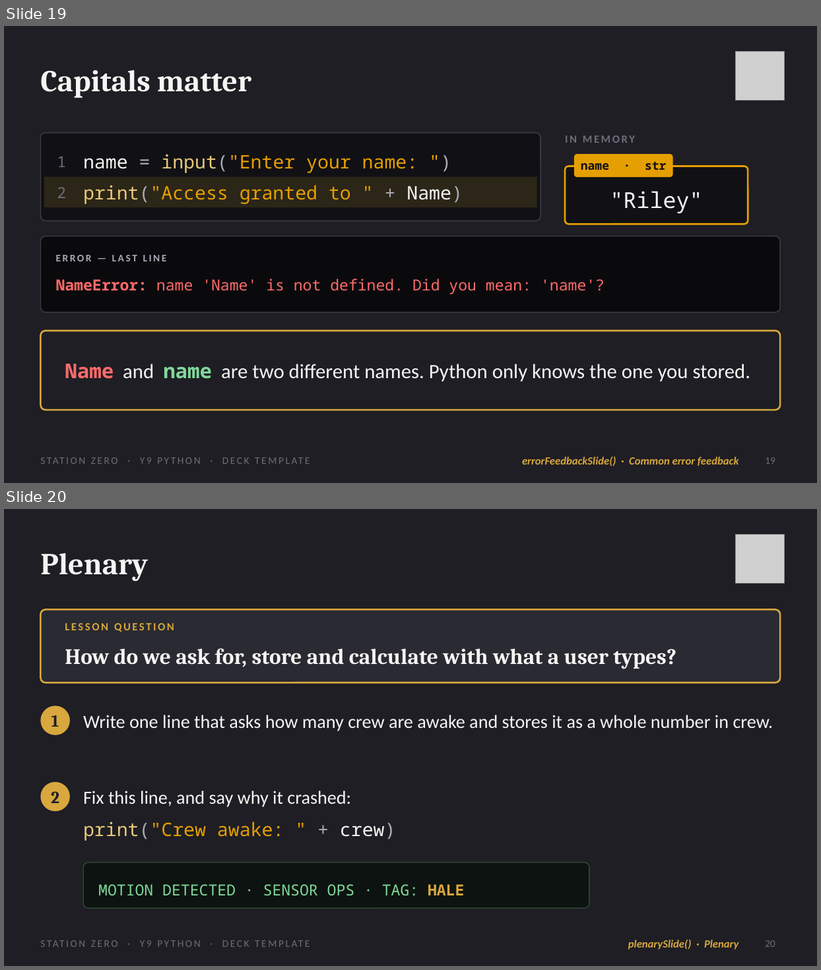
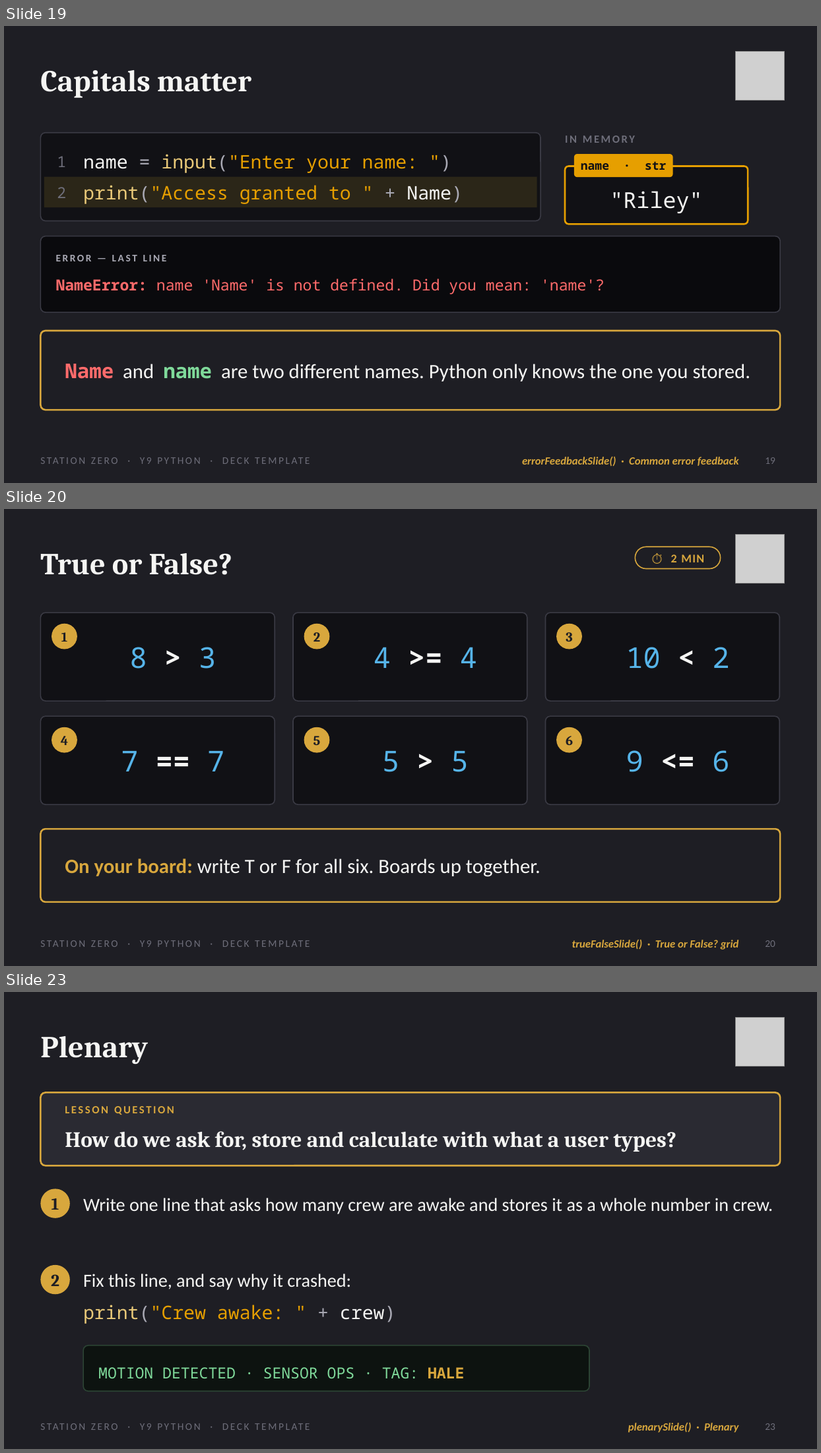
Before and after one commit to OGAComputing/interactive, a slide deck: _presentations/Y9_Python/Y9_Python_Deck_Template.pptx. Shown one above the other, each under a label of ours: slides 19 and 20 before the commit, slides 19, 20 and 23 after it; the slides between them are not shown. The pictures are 821x970 and 821x1453 pixels, drawn with LibreOffice and Linux fonts; fonts in the diff are those of the drawing; grey boxes stand for pictures. Boxes give left, top, right and bottom in pixels: in the first picture for what was removed or moved away, otherwise in the second. Text is boxed around its words. In the diff, an @@ line names an element or a change of style, - is before the commit and + after.

```diff
--- a/_presentations/Y9_Python/Y9_Python_Deck_Template.pptx
+++ b/_presentations/Y9_Python/Y9_Python_Deck_Template.pptx
@@ slide 20 added at (x1=4, y1=509, x2=817, y2=966), background #1E1E24; not listed: 1 template element that a slide beside it also shows @@
@@ rounded rectangle added at (x1=636, y1=547, x2=721, y2=569), fill #1E1E24, outline #D8A73D 1.25 pt @@
@@ picture added at (x1=736, y1=535, x2=785, y2=584) @@
@@ title added at (x1=40, y1=553, x2=232, y2=575), 36 pt, text #F5F5F3, bold @@
+True or False?
@@ text added at (x1=671, y1=555, x2=704, y2=562), 14 pt, text #D8A73D, bold @@
+⏱ 2 MIN
@@ rounded rectangle added at (x1=40, y1=613, x2=275, y2=701), fill #111115, outline #3A3A44 1.25 pt @@
@@ ellipse added at (x1=52, y1=624, x2=77, y2=650), fill #D8A73D @@
@@ rounded rectangle added at (x1=293, y1=613, x2=527, y2=701), fill #111115, outline #3A3A44 1.25 pt @@
@@ ellipse added at (x1=304, y1=624, x2=330, y2=650), fill #D8A73D @@
@@ rounded rectangle added at (x1=546, y1=613, x2=780, y2=701), fill #111115, outline #3A3A44 1.25 pt @@
@@ ellipse added at (x1=556, y1=624, x2=582, y2=650), fill #D8A73D @@
@@ text added at (x1=61, y1=632, x2=67, y2=642), 16 pt, text #1E1E24, bold @@
+1
@@ text added at (x1=130, y1=647, x2=216, y2=669), 34 pt, text #56B4E9 @@
+8 > 3
@@ text added at (x1=314, y1=632, x2=320, y2=642), 16 pt, text #1E1E24, bold @@
+2
@@ text added at (x1=374, y1=647, x2=477, y2=668), 34 pt, text #56B4E9 @@
+4 >= 4
@@ text added at (x1=566, y1=632, x2=572, y2=642), 16 pt, text #1E1E24, bold @@
+3
@@ text added at (x1=626, y1=647, x2=729, y2=669), 34 pt, text #56B4E9 @@
+10 < 2
@@ rounded rectangle added at (x1=40, y1=716, x2=275, y2=805), fill #111115, outline #3A3A44 1.25 pt @@
@@ rounded rectangle added at (x1=293, y1=716, x2=527, y2=805), fill #111115, outline #3A3A44 1.25 pt @@
@@ rounded rectangle added at (x1=546, y1=716, x2=780, y2=805), fill #111115, outline #3A3A44 1.25 pt @@
@@ ellipse added at (x1=52, y1=727, x2=77, y2=753), fill #D8A73D @@
@@ text added at (x1=61, y1=736, x2=68, y2=745), 16 pt, text #1E1E24, bold @@
+4
@@ ellipse added at (x1=304, y1=727, x2=330, y2=753), fill #D8A73D @@
@@ text added at (x1=314, y1=736, x2=321, y2=745), 16 pt, text #1E1E24, bold @@
+5
@@ ellipse added at (x1=556, y1=727, x2=582, y2=753), fill #D8A73D @@
@@ text added at (x1=566, y1=736, x2=573, y2=745), 16 pt, text #1E1E24, bold @@
+6
@@ text added at (x1=121, y1=751, x2=224, y2=772), 34 pt, text #56B4E9 @@
+7 == 7
@@ text added at (x1=382, y1=751, x2=469, y2=772), 34 pt, text #56B4E9 @@
+5 > 5
@@ text added at (x1=626, y1=751, x2=729, y2=772), 34 pt, text #56B4E9 @@
+9 <= 6
@@ rounded rectangle added at (x1=40, y1=829, x2=781, y2=902), fill #1E1E24, outline #D8A73D 2 pt @@
@@ text added at (x1=65, y1=859, x2=541, y2=877), 24 pt, text #F5F5F3 @@
+On your board: write T or F for all six. Boards up together.
@@ text added at (x1=572, y1=940, x2=739, y2=950), 13 pt, text #D8A73D, bold, italic @@
+trueFalseSlide() · True or False? grid
@@ page number added at (x1=765, y1=941, x2=776, y2=947), 12 pt, text #6E6E7A @@
+20
@@ what was slide 20 is now slide 23 @@
@@ page number at (x1=765, y1=1424, x2=776, y2=1430): text changed @@
-20
+23
```
Also in this commit, not shown: 2 slides changed, 2 other slides added, 18 other files.
